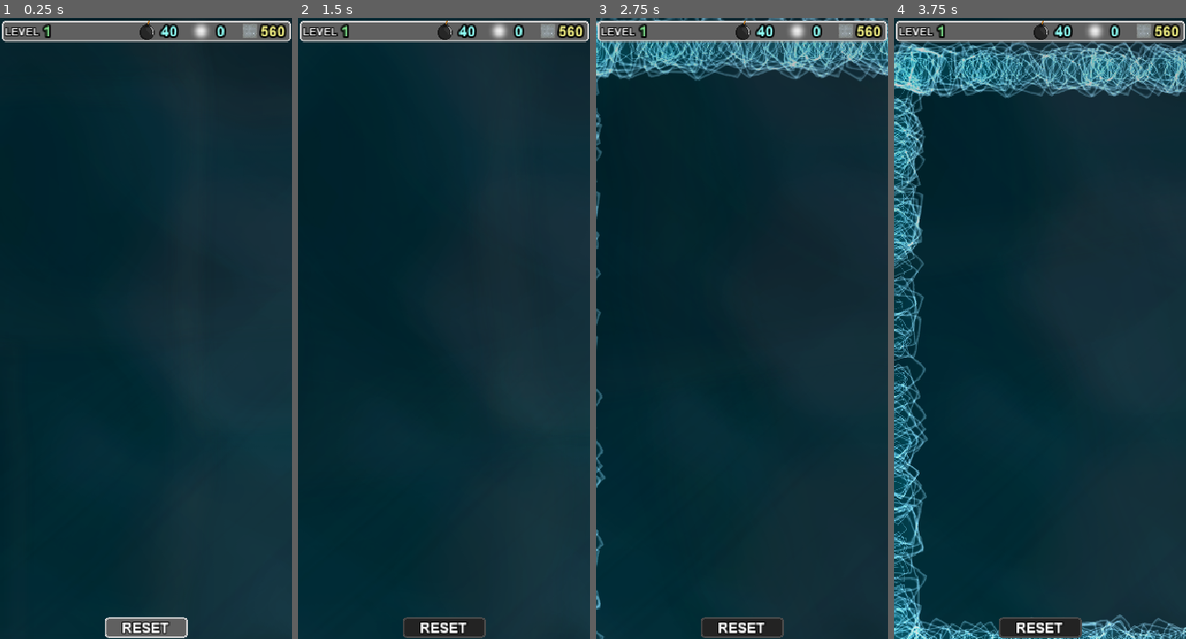
Above: before the commit, frames 1-4 (left to right).
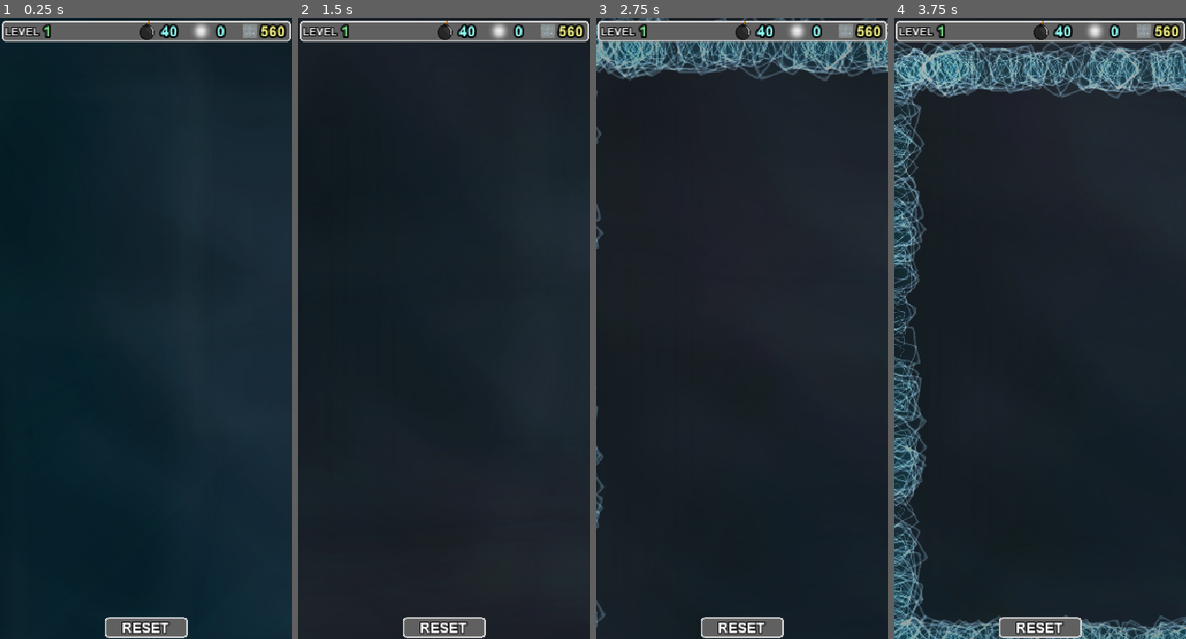
Above: after the commit, the same moments.

Repository: cloudziq/Mini_Sapper
Game: Godot game, scene res://scenes/SYS.tscn
Two runs of this game, one before a commit and one after it. Both use one fixed random seed, a clock stepped at 60 frames per second and the inputs below.
Inputs (mouse positions are in pixels of both pictures, inside the frame that each line leads up to):
- Up to frame 1 (0.25 s): no input
- Up to frame 2 (1.5 s): click "RESET" at 0.5 s; move the mouse to (508, 297) at 1.27 s; hold Mouse wheel up (zoom+) from 1.28 s (still down); click (508, 297) at 1.42 s
- Up to frame 3 (2.75 s): release Mouse wheel up (zoom+) at 2 s; drag from (683, 359) to (727, 452) at 2.02 s
- Up to frame 4 (3.75 s): move the mouse to (1069, 191) at 2.77 s; hold Mouse wheel up (zoom+) 2.78-3.5 s; click (1069, 191) at 2.92 s; drag from (1025, 452) to (1133, 86) at 3.52 s

The runs differ from the first frame. In frame 2, 7.1% of the frame differs, in the area x 0-100%, y 73-100%; in frame 3, 14%; in frame 4, 22%, in the area x 0-100%, y 0-100%.
Error before the commit: Attempt to call function 'set_ease' in base 'null instance' on a null instance. (res://scripts/tile.gd:66)
Error after the commit: Attempt to call function 'set_ease' in base 'null instance' on a null instance. (res://scripts/tile.gd:67)

Commit message:
tile bump light

Diff:
--- a/default_bus_layout.tres
+++ b/default_bus_layout.tres
@@ -1,4 +1,9 @@
-[gd_resource type="AudioBusLayout" format=2]
+[gd_resource type="AudioBusLayout" load_steps=2 format=2]
+
+[sub_resource type="AudioEffectLowShelfFilter" id=1]
+resource_name = "LowShelfFilter"
+cutoff_hz = 1200.0
+gain = 1.2
 
 [resource]
 bus/1/name = "sfx"
@@ -7,3 +12,5 @@
 bus/1/bypass_fx = false
 bus/1/volume_db = 0.202803
 bus/1/send = "Master"
+bus/1/effect/0/effect = SubResource( 1 )
+bus/1/effect/0/enabled = true
--- a/scenes/BG.tscn
+++ b/scenes/BG.tscn
@@ -11,7 +11,7 @@
 shader_param/y_scroll = 80.0
 
 [sub_resource type="CanvasItemMaterial" id=7]
-blend_mode = 1
+blend_mode = 2
 light_mode = 1
 
 [sub_resource type="CanvasItemMaterial" id=8]
@@ -50,21 +50,23 @@
 texture = ExtResource( 2 )
 
 [node name="BG2_mix" type="Sprite" parent="BG_static"]
-self_modulate = Color( 0.396078, 0.611765, 0.678431, 0.0470588 )
+self_modulate = Color( 0.396078, 0.611765, 0.678431, 0.0313726 )
 material = SubResource( 7 )
 position = Vector2( 160, 340 )
 scale = Vector2( 0.6, 0.9 )
 
-[node name="BG3_detail" type="Sprite" parent="BG_static"]
-modulate = Color( 0.862745, 0.0980392, 0.0980392, 0.4 )
+[node name="BG_object" type="CanvasLayer" parent="."]
+layer = 0
+follow_viewport_enable = true
+
+[node name="BG3_detail" type="Sprite" parent="BG_object"]
+unique_name_in_owner = true
+modulate = Color( 0.862745, 0.203922, 0.203922, 0.321569 )
 light_mask = 0
 material = SubResource( 8 )
 position = Vector2( 158, 342 )
 rotation = 0.785398
 scale = Vector2( 6.2, 6.2 )
-
-[node name="BG_object" type="CanvasLayer" parent="."]
-follow_viewport_enable = true
 
 [node name="Holder" type="Node2D" parent="BG_object"]
 position = Vector2( 158, 340 )
--- a/scenes/BG/BG_object.tscn
+++ b/scenes/BG/BG_object.tscn
@@ -14,6 +14,7 @@
 light_mode = 1
 
 [node name="RigidBody2D" type="RigidBody2D" groups=["BG_object"]]
+scale = Vector2( 1.25, 1.25 )
 collision_mask = 5
 mass = 0.00102041
 physics_material_override = SubResource( 6 )
--- a/scripts/BG.gd
+++ b/scripts/BG.gd
@@ -18,7 +18,7 @@
 	randomize()
 	spawn_ball()
 
-	# BG_1 texture is set in Inspector Tab with custom shader
+	# BG1 texture is set in Inspector Tab, uses custom shader
 
 	node   = $BG_static/BG2_mix
 	num    = str(floor(rand_range(1, BALL_amount)))
@@ -31,10 +31,10 @@
 	node.scale       = Vector2(val, val)
 
 
-	node   = $BG_static/BG3_detail
+	node   = $"%BG3_detail"
 	num    = str(floor(rand_range(1, BG_amount)))
 	scale  = node.scale
-	val    = rand_range(scale.x, scale.x * scale_mult)
+	val    = rand_range(scale.x * .84, scale.x * scale_mult * .84)
 
 	path   = "res://assets/graphics/level_bg/OLD/BG_"
 	node.texture = load(path+num+".png")
@@ -48,7 +48,7 @@
 func _process(dt: float):
 	$BG_static/BG_main.rotate   ( .024 * dt)
 #	$BG_static/BG2_mix.rotate   (-.016 * dt)
-	$BG_static/BG3_detail.rotate(-.018 * dt)
+	$"%BG3_detail".rotate(-.018 * dt)
 
 
 
@@ -56,9 +56,10 @@
 
 
 func _input(event: InputEvent):
-	if $"../".allow_board_input:
+	if get_parent().allow_board_input:
 		if event.is_action_pressed("reload_BG"):
-			var _i  = get_tree().reload_current_scene()
+			var i  = get_tree().reload_current_scene()
+			print(i)
 		elif event.is_action_pressed("change_tile"):
 			var theme  = int(floor(rand_range(1, $"../../".theme_data.size())))
 			print("tile_theme = "  +str(theme))
--- a/scripts/Camera.gd
+++ b/scripts/Camera.gd
@@ -80,7 +80,6 @@
 			is_dragging          = false
 
 	elif event is InputEventMouseMotion and is_dragging:
-#		var drag_end_position = event.position
 		drag_vector    = (event.position - drag_start_position) * -1
 		drag_vector   *= zoom.x * .28
 		new_pos        = position + drag_vector
--- a/scripts/Globals.gd
+++ b/scripts/Globals.gd
@@ -51,7 +51,6 @@
 #	var err = config.load_encrypted(config_path, key)
 	if err != OK:
 		set_defaults()
-#		return
 	else:
 		if config.get_value("config", "save_version") == save_version:
 			SETTINGS = config.get_value("config", "settings")
--- a/scripts/SYS.gd
+++ b/scripts/SYS.gd
@@ -150,7 +150,7 @@
 
 
 
-func countImages(path : String):
+func countImages(path : String) -> int:
 	var num       :=  0
 
 	var dir       := Directory.new()
--- a/scripts/level_GUI.gd
+++ b/scripts/level_GUI.gd
@@ -17,12 +17,12 @@
 
 
 func _on_Restart_Button_pressed():
-	$VBoxContainer/Lower/Button.disabled  = true
+#	$VBoxContainer/Lower/Button.disabled  = true
 #	var _a     = get_tree().reload_current_scene()
-	var tween  = get_tree().create_tween().set_trans(Tween.TRANS_SINE)
-	$"../".allow_board_input  = false
+	var tween  := get_tree().create_tween().set_trans(Tween.TRANS_SINE)
+#	get_parent().allow_board_input  = false
 
-	if $"../".player_dead:
+	if get_parent().player_fail:
 	#if player chooses to redraw:
 		var node = $VBoxContainer
 		tween.tween_property(node, "modulate", Color(1,1,1,0), .6)
@@ -58,16 +58,18 @@
 #		$anim_color.start()
 
 		####  SHOW BUTTON AFTER SOME TIME:
-		yield(get_tree().create_timer(1.6), "timeout")
-		$VBoxContainer/Lower/Button.disabled = false
-		tween.tween_property(node, "modulate", Color(1,1,1,1), .8)
+#		yield(get_tree().create_timer(1.6), "timeout")
+#		$VBoxContainer/Lower/Button.disabled = false
+#		tween.tween_property(node, "modulate", Color(1,1,1,1), .8)
+
 #		$anim_color.remove_all()
 #		$anim_color.interpolate_property(node, "modulate",
 #			Color(1,1,1,0), Color(1,1,1,1), .8,
 #			Tween.TRANS_SINE, Tween.EASE_IN_OUT)
 #		$anim_color.start()
 
-
+	yield(get_tree().create_tween().tween_interval(.4), "finished")
+	get_tree().reload_current_scene()
 
 
 
--- a/scripts/tile.gd
+++ b/scripts/tile.gd
@@ -27,6 +27,7 @@
 func _ready() -> void:
 	yield(get_tree().create_tween().tween_interval(.01), "finished")
 
+	PARTICLES   = _particles.instance()
 	tween_idle  = self.create_tween().set_trans(Tween.TRANS_LINEAR)
 
 	$Sprite.flip_v   =  true if randf() > .5 else  false
@@ -159,14 +160,26 @@
 	if tween_bump:  tween_bump.kill()
 	tween_bump  = self.create_tween()
 
+	var mod  = $Sprite.modulate
+	var def  = mod
+	mod.r   *= 22
+	mod.g   *= 14
+	mod.b   *= 16
+
 	tween_bump.tween_property(self, "scale", s_min, .16 + rand_range(-.02, .04)
 		).set_trans(Tween.TRANS_CIRC).set_ease(Tween.EASE_OUT)
 
 	tween_bump.tween_property(self, "scale", s_max, .22 + rand_range(-.04, .04)
 		).set_trans(Tween.TRANS_LINEAR).set_ease(Tween.EASE_OUT_IN).set_delay(.06)
 
-	tween_bump.tween_property(self, "scale", def_sca, .48 + rand_range(-.04, .02)
+	tween_bump.parallel().tween_property(self, "modulate", mod, .44 + rand_range(-.04, .04)
+		).set_trans(Tween.TRANS_SINE).set_ease(Tween.EASE_OUT).set_delay(.01)
+
+	tween_bump.parallel().tween_property(self, "scale", def_sca, .48 + rand_range(-.04, .02)
 		).set_trans(Tween.TRANS_SINE).set_ease(Tween.EASE_OUT).set_delay(.04)
+
+	tween_bump.tween_property(self, "modulate", def, 10 + rand_range(-.08, .08)
+		).set_trans(Tween.TRANS_SINE).set_ease(Tween.EASE_OUT).set_delay(.02)
 
 
 
@@ -210,7 +223,6 @@
 		trans       = Tween.TRANS_ELASTIC
 		time_mod    = rand_range(-.4, .4)
 
-		PARTICLES = _particles.instance()
 		add_child(PARTICLES)
 #		PARTICLES.show(counter)
 
@@ -233,4 +245,7 @@
 
 func _exit_tree():
 	pass
+#	tween_bump.kill()
+#	tween_idle.kill()
+#	pass
 #	queue_free()
